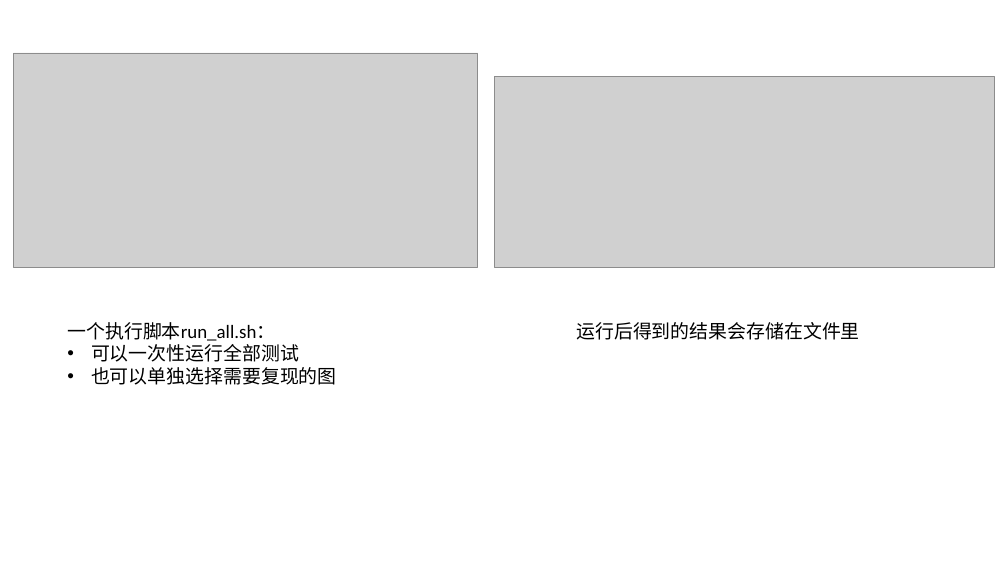
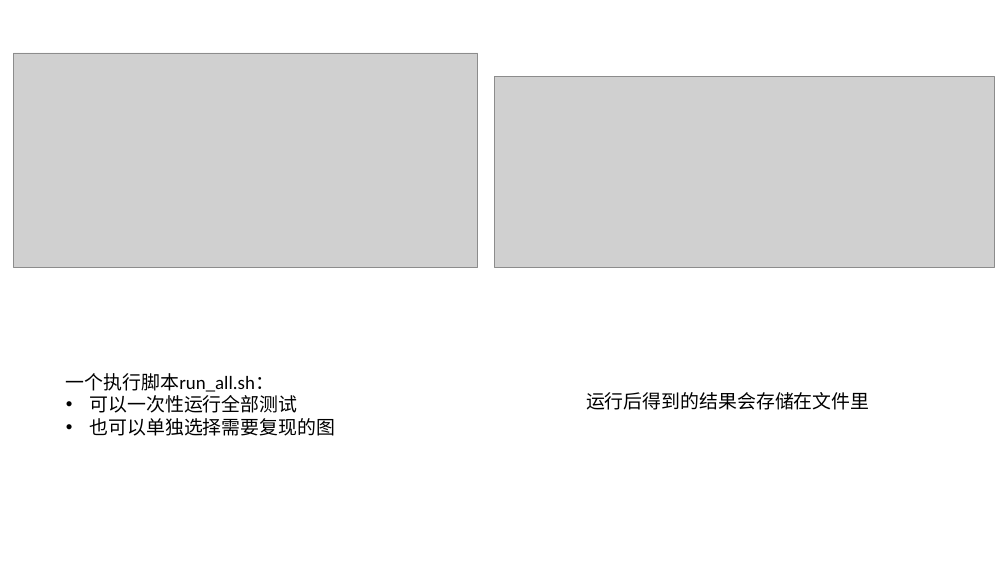
Before and after one commit to fmy-fly/Pre-ppt, a slide deck: slide 18 of AE介绍.pptx (slide 17 before the commit). Drawn at 1008x567 pixels with LibreOffice and Linux fonts; fonts in the diff are those of the drawing; grey boxes stand for pictures. Boxes give left, top, right and bottom in pixels: in the first picture for what was removed or moved away, otherwise in the second. Text is boxed around its words. In the diff, an @@ line names an element or a change of style, - is before the commit and + after.

```diff
--- a/AE介绍.pptx
+++ b/AE介绍.pptx
@@ text "一个执行脚本run_all.sh：": place and size @@
-text "一个执行脚本run_all.sh：" at <box>67,322,337,385</box>
+text "一个执行脚本run_all.sh：" at <box>66,373,336,436</box>
@@ text "运行后得到的结果会存储在文件里": place and size @@
-text "运行后得到的结果会存储在文件里" at <box>576,322,859,340</box>
+text "运行后得到的结果会存储在文件里" at <box>586,392,869,410</box>
```
Also in this commit, not shown: 18 other slides changed, 2 slides added, 1 slide removed.
